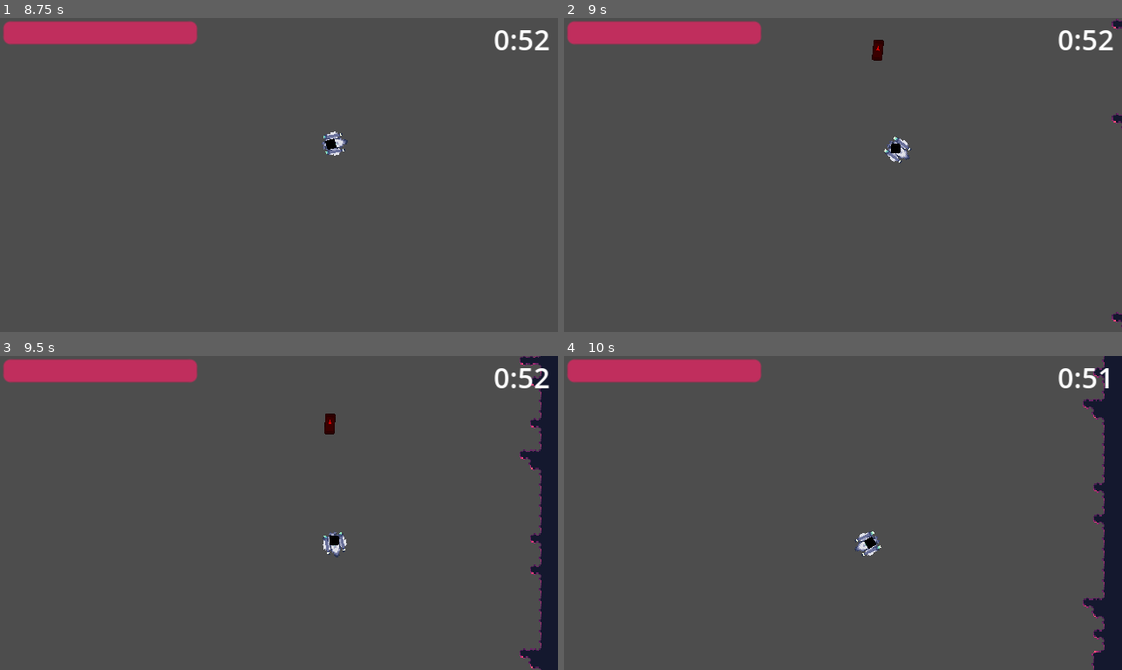
Above: before the commit, frames 1-4 (two rows, left to right).
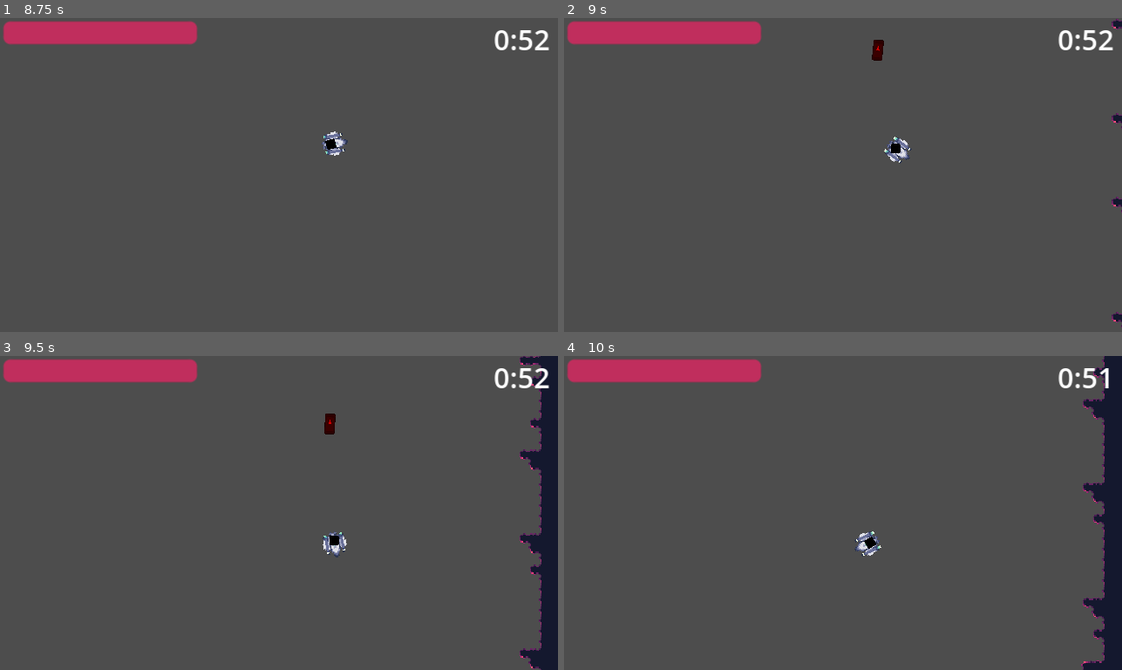
Above: after the commit, the same moments.

Repository: SylmarDev/Its-Spreading
Game: Godot game, scene res://Scenes/MainMenu.tscn
The game is run twice, just before and just after one commit, with the same random seed, the same clock (stepped at 60 frames per second) and the same inputs. The engine's default icon, where the game draws it, is replaced by a stand-in: a white triangle on a blue panel in a dark square.
Inputs (mouse positions are in pixels of both pictures, inside the frame that each line leads up to):
- Up to frame 1 (8.75 s): click "Start" at 0.5 s; tap Enter at 1.25 s; move the mouse to (401, 159) at 1.27 s; press the mouse at (401, 159) at 1.28 s; hold D (right) 1.28-2.03 s; move the mouse to (167, 190) at 2.02 s; release the mouse at (167, 190) at 2.03 s; hold S (down) 2.03-2.78 s; click (167, 190) at 2.1 s; move the mouse to (334, 105) at 2.77 s; press the mouse at (334, 105) at 2.78 s; hold D (right) 2.78-3.53 s; move the mouse to (251, 237) at 3.52 s; release the mouse at (251, 237) at 3.53 s; hold W (up) 3.53-4.28 s; click (251, 237) at 3.6 s; move the mouse to (446, 222) at 4.27 s; press the mouse at (446, 222) at 4.28 s; hold A (left) 4.28-5.78 s; move the mouse to (111, 127) at 5.02 s; release the mouse at (111, 127) at 5.03 s; click (111, 127) at 5.1 s; move the mouse to (306, 175) at 5.77 s; press the mouse at (306, 175) at 5.78 s; hold S (down) 5.78-6.53 s; move the mouse to (195, 96) at 6.52 s; release the mouse at (195, 96) at 6.53 s; hold D (right) 6.53-7.28 s; click (195, 96) at 6.6 s; move the mouse to (401, 159) at 7.27 s; press the mouse at (401, 159) at 7.28 s; hold W (up) 7.28-8.03 s; move the mouse to (167, 190) at 8.02 s; release the mouse at (167, 190) at 8.03 s; hold D (right) from 8.03 s (still down); click (167, 190) at 8.1 s
- Up to frame 2 (9 s): move the mouse to (898, 105) at 8.77 s; release D (right) at 8.78 s; press the mouse at (898, 105) at 8.78 s; hold S (down) from 8.78 s (still down)
- Up to frame 3 (9.5 s): keep holding S (down)
- Up to frame 4 (10 s): move the mouse to (815, 575) at 9.52 s; release S (down) at 9.53 s; release the mouse at (815, 575) at 9.53 s; hold A (left) from 9.53 s (still down); click (815, 575) at 9.6 s

Frame 1 is identical in both runs. In frame 2, less than 0.1% of the frame differs, in the area x 98-100%, y 56-62%; in frame 3, 0.1%; in frame 4, 0.3%, in the area x 92-97%, y 40-100%.

Commit message:
Moved walls

Diff:
--- a/Scenes/Map.tscn
+++ b/Scenes/Map.tscn
@@ -48,7 +48,7 @@
 debug_color = Color(0.901961, 0, 0.760784, 0.419608)
 
 [node name="CollisionShape2D2" type="CollisionShape2D" parent="Walls"]
-position = Vector2(400, -1.25)
+position = Vector2(408, -1.25)
 shape = SubResource("RectangleShape2D_dmjw0")
 debug_color = Color(0.901961, 0, 0.760784, 0.419608)
 
@@ -59,7 +59,7 @@
 debug_color = Color(0.901961, 0, 0.760784, 0.419608)
 
 [node name="CollisionShape2D4" type="CollisionShape2D" parent="Walls"]
-position = Vector2(0, 400)
+position = Vector2(0, 408)
 rotation = 1.5708
 shape = SubResource("RectangleShape2D_dmjw0")
 debug_color = Color(0.901961, 0, 0.760784, 0.419608)
